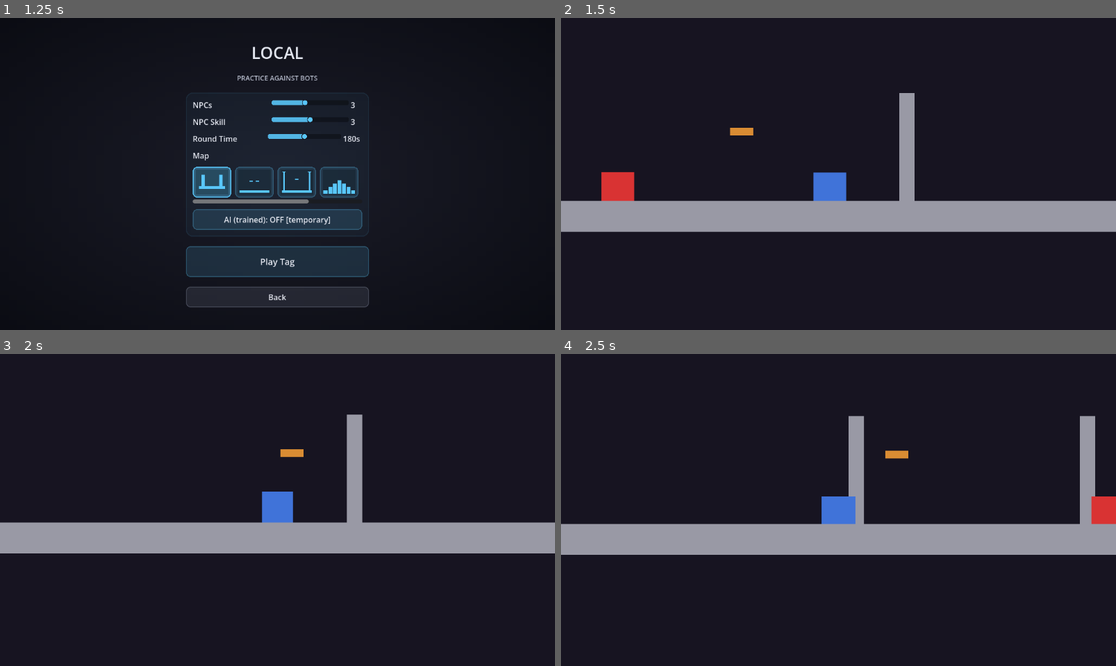
Above: before the commit, frames 1-4 (two rows, left to right).
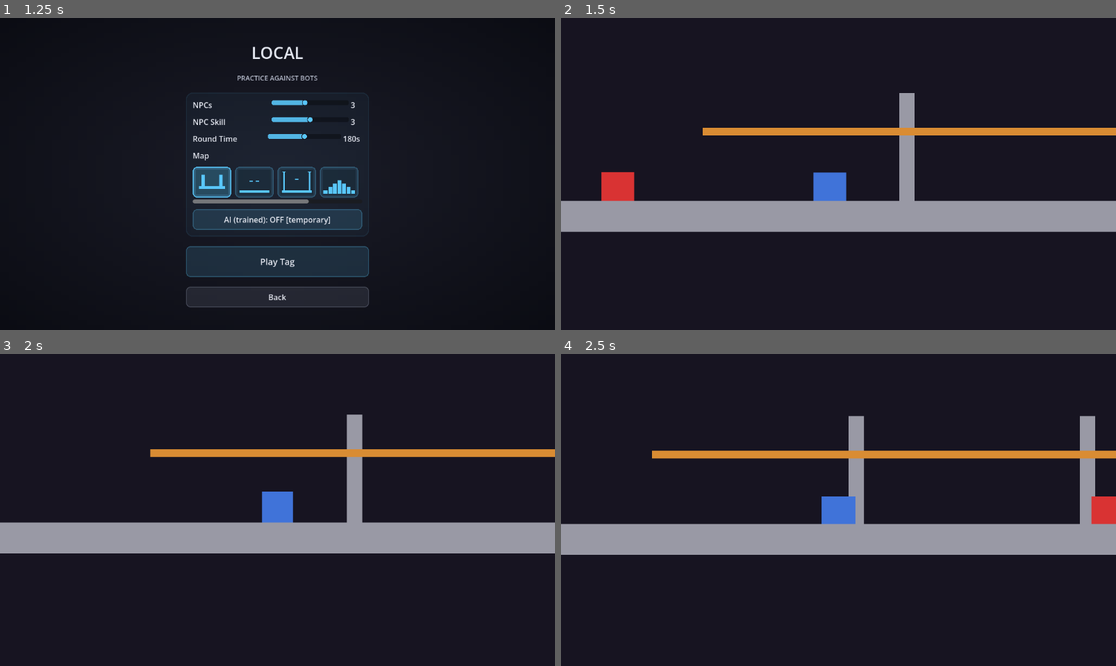
Above: after the commit, the same moments.

Repository: SumDumIdiut/tag
Game: Godot game, scene res://main/bootstrap.tscn
Two runs of this game, one before a commit and one after it. Both use one fixed random seed, a clock stepped at 60 frames per second and the inputs below.
Inputs (mouse positions are in pixels of both pictures, inside the frame that each line leads up to):
- Up to frame 1 (1.25 s): click "LOCAL" at 0.5 s
- Up to frame 2 (1.5 s): click "Play Tag" at 1.25 s
- Up to frame 3 (2 s): no input
- Up to frame 4 (2.5 s): tap Enter at 2 s; move the mouse to (960, 494) at 2.02 s; hold D (move_right) from 2.03 s (still down); hold Space (jump) from 2.03 s (still down); tap J (dash) at 2.1 s; click (960, 494) at 2.17 s

Frame 1 is identical in both runs. In frame 2, 1.7% of the frame differs, in the area x 25-100%, y 35-38%; in frame 3, 1.8%; in frame 4, 2.1%, in the area x 16-100%, y 30-34%.

Commit message:
Remove tag_arena's moving platforms, add all 6 Local maps to the online pool
tag_arena.tscn (Classic Arena) had the only moving platforms among the
built-in maps (PlatformGap, PlatformLift -- AnimatableBody2D ping-pong
movers, see the now-removed moving_platform.gd) -- both replaced with
static StaticBody2D platforms at reasonable fixed positions (PlatformGap
becomes a permanent bridge spanning its full sweep range; PlatformLift
becomes a single platform at its old vertical range's midpoint). The
other 5 Local maps were already fully static.

Every Local map is now also selectable online (OnlineMapCatalog.MAP_ORDER
grew from 2 to 8) -- both catalogs build the exact same node shape
(Arena/SpawnPoints/Waypoints/Tiles), so this points straight at the
existing .tscn files and reuses LocalMapCatalog's own `platforms` rects
rather than duplicating either. Their map-vote-popup preview thumbnails
are the exact same baked PNGs Local's own picker already uses, copied
byte-for-byte into online_map_icons/ (not regenerated in a different
accent color) -- verified live, all 8 tiles render with correct,
recognizable silhouettes.

npc.gd's trained-policy path is now skill_level-aware: move/jump/dash
decisions get the same _mistake_chance()/_dash_chance() modulation the
scripted heuristic already uses, so a trained-policy NPC's actual
in-game strength responds to skill_level 1-5 the same way regardless of
backend -- whether that came from the local Skill slider or online
bot-fill's elo-derived value (network_manager.gd's
_compute_bot_skill_level). The network's own competence is unchanged;
only how often its raw decision is actually followed varies.

Diff:
--- a/game/levels/online_maps/catalog.gd
+++ b/game/levels/online_maps/catalog.gd
@@ -5,14 +5,24 @@
 ## casual/private) pick between -- both the generator
 ## (tools/generate_online_maps.gd) and ui/map_vote_view.gd's vote buttons
 ## read the same `platforms` data here, same "one source, never drifts"
-## reasoning as levels/local_maps/catalog.gd (that catalog's own maps are
-## for offline bot play only -- a separate menu, separate concern).
+## reasoning as levels/local_maps/catalog.gd.
 ##
 ## Replaces the old setup where every real match used a single hand-built
 ## tag_arena.tscn plus whatever a live-published custom level catalog fetch
 ## happened to return -- that fetch was unreliable (confirmed: only "Classic
 ## Arena" ever actually showed up in the vote popup), so online play now
 ## picks from a small, fully built-in set instead, no network dependency.
+##
+## Every Local map (see LocalMapCatalog) is also playable online -- both
+## conventions build the exact same node shape (Arena/SpawnPoints/Waypoints/
+## Tiles, 8 spawn points, more than any real playlist needs), so this just
+## points straight at the same .tscn files and reuses the same `platforms`
+## rects rather than duplicating either. Their vote-popup preview thumbnails
+## (see ui/map_vote_view.gd) are the exact same baked PNGs Local's own
+## picker uses too (see tools/build_procedural_sprites.gd) -- copied
+## byte-for-byte into online_map_icons/, not regenerated in a different
+## accent color.
+const LocalMapCatalog := preload("res://levels/local_maps/catalog.gd")
 
 const DEFAULT_ID := "square_arena"
 
@@ -42,6 +52,35 @@
 			{"x0": -100, "y0": 100, "x1": 100, "y1": 120},
 		],
 	},
+	"classic_arena": {
+		"name": "Classic Arena",
+		"scene": "res://levels/tag_arena.tscn",
+	},
+	"wide_open": {
+		"name": "Wide Open",
+		"scene": "res://levels/local_maps/wide_open.tscn",
+		"platforms": LocalMapCatalog.MAPS["wide_open"]["platforms"],
+	},
+	"twin_towers": {
+		"name": "Twin Towers",
+		"scene": "res://levels/local_maps/twin_towers.tscn",
+		"platforms": LocalMapCatalog.MAPS["twin_towers"]["platforms"],
+	},
+	"staircase": {
+		"name": "Staircase",
+		"scene": "res://levels/local_maps/staircase.tscn",
+		"platforms": LocalMapCatalog.MAPS["staircase"]["platforms"],
+	},
+	"scattered_islands": {
+		"name": "Scattered Islands",
+		"scene": "res://levels/local_maps/scattered_islands.tscn",
+		"platforms": LocalMapCatalog.MAPS["scattered_islands"]["platforms"],
+	},
+	"pillars_and_ledges": {
+		"name": "Pillars & Ledges",
+		"scene": "res://levels/local_maps/pillars_and_ledges.tscn",
+		"platforms": LocalMapCatalog.MAPS["pillars_and_ledges"]["platforms"],
+	},
 }
 
 ## Explicitly typed (not just := inferring from the literal) -- an untyped
@@ -51,7 +90,10 @@
 ## even for an all-string literal), leaving it permanently empty with no
 ## error surfaced anywhere -- confirmed live as the actual cause of the
 ## vote popup never showing any map choices at all.
-const MAP_ORDER: Array[String] = ["square_arena", "floating_platforms"]
+const MAP_ORDER: Array[String] = [
+	"square_arena", "floating_platforms",
+	"classic_arena", "wide_open", "twin_towers", "staircase", "scattered_islands", "pillars_and_ledges",
+]
 
 ## Resolves a map id (including "" -- the "no vote yet"/legacy default) to
 ## its scene path, falling back to the default map for anything unknown.
--- a/game/levels/tag_arena.tscn
+++ b/game/levels/tag_arena.tscn
@@ -1,8 +1,12 @@
 [gd_scene format=4]
 
 [ext_resource type="TileSet" path="res://levels/tag_tileset.tres" id="1_1fqsu"]
-[ext_resource type="PackedScene" path="res://levels/moving_platform.tscn" id="2_mvplt"]
-[ext_resource type="Script" path="res://levels/moving_platform.gd" id="3_wbfvt"]
+
+[sub_resource type="RectangleShape2D" id="RectangleShape2D_static_platform"]
+size = Vector2(30, 10)
+
+[sub_resource type="RectangleShape2D" id="RectangleShape2D_static_bridge"]
+size = Vector2(830, 10)
 
 [node name="TagArena" type="Node2D" unique_id=846004165]
 
@@ -88,15 +92,34 @@
 
 [node name="Platforms" type="Node2D" parent="." unique_id=146939899]
 
-[node name="PlatformGap" type="AnimatableBody2D" parent="Platforms" unique_id=1933886201 instance=ExtResource("2_mvplt")]
+[node name="PlatformGap" type="StaticBody2D" parent="Platforms" unique_id=1933886201]
+collision_layer = 1
 collision_mask = 0
-script = ExtResource("3_wbfvt")
-start_cell = Vector2i(-40, 35)
-end_cell = Vector2i(40, 35)
-period_sec = 6.0
+position = Vector2(0, 350)
 
-[node name="PlatformLift" type="AnimatableBody2D" parent="Platforms" unique_id=830936857 instance=ExtResource("2_mvplt")]
+[node name="CollisionShape2D" type="CollisionShape2D" parent="Platforms/PlatformGap"]
+shape = SubResource("RectangleShape2D_static_bridge")
+
+[node name="Visual" type="ColorRect" parent="Platforms/PlatformGap"]
+offset_left = -415.0
+offset_top = -5.0
+offset_right = 415.0
+offset_bottom = 5.0
+color = Color(0.85, 0.55, 0.2, 1)
+mouse_filter = 2
+
+[node name="PlatformLift" type="StaticBody2D" parent="Platforms" unique_id=830936857]
+collision_layer = 1
 collision_mask = 0
-script = ExtResource("3_wbfvt")
-start_cell = Vector2i(30, 13)
-end_cell = Vector2i(30, -9)
+position = Vector2(300, 20)
+
+[node name="CollisionShape2D" type="CollisionShape2D" parent="Platforms/PlatformLift"]
+shape = SubResource("RectangleShape2D_static_platform")
+
+[node name="Visual" type="ColorRect" parent="Platforms/PlatformLift"]
+offset_left = -15.0
+offset_top = -5.0
+offset_right = 15.0
+offset_bottom = 5.0
+color = Color(0.85, 0.55, 0.2, 1)
+mouse_filter = 2
--- a/game/npc/npc.gd
+++ b/game/npc/npc.gd
@@ -137,9 +137,27 @@
 		var policy = TrainedPolicyScene.get_shared()
 		if policy.loaded:
 			var result = policy.decide(self, target, tag_mode)
-			_decision_move_dir = result.move_dir
-			_decision_jump = result.jump
-			_decision_dash = result.dash
+			var move_dir: Vector2 = result.move_dir
+			var jump: bool = result.jump
+			var dash: bool = result.dash
+			# The trained policy always plays its one trained level of
+			# competence -- skill_level (1-5) is layered on top of its
+			# output, same _skill_t()/_mistake_chance()/_dash_chance() curve
+			# the scripted heuristic below already uses for the identical
+			# purpose. That keeps "how strong should this bot be" meaning
+			# the same thing regardless of which AI backend is behind it,
+			# whatever skill_level actually came from -- the local Skill
+			# slider (game.gd sets it directly) or online bot-fill's
+			# elo-derived value (network_manager.gd's _compute_bot_skill_level).
+			if randf() < _mistake_chance():
+				move_dir.x = -move_dir.x
+			if jump and randf() < _mistake_chance():
+				jump = false
+			if dash and randf() > _dash_chance():
+				dash = false
+			_decision_move_dir = move_dir
+			_decision_jump = jump
+			_decision_dash = dash
 			return
 		# No weights bundled -- fall through to the scripted heuristic below
 		# rather than leaving this NPC standing still.
Binary file added: game/assets/icons/online_map_icons/classic_arena.png
Binary file added: game/assets/icons/online_map_icons/pillars_and_ledges.png
Binary file added: game/assets/icons/online_map_icons/scattered_islands.png
Binary file added: game/assets/icons/online_map_icons/staircase.png
Binary file added: game/assets/icons/online_map_icons/twin_towers.png
Binary file added: game/assets/icons/online_map_icons/wide_open.png
